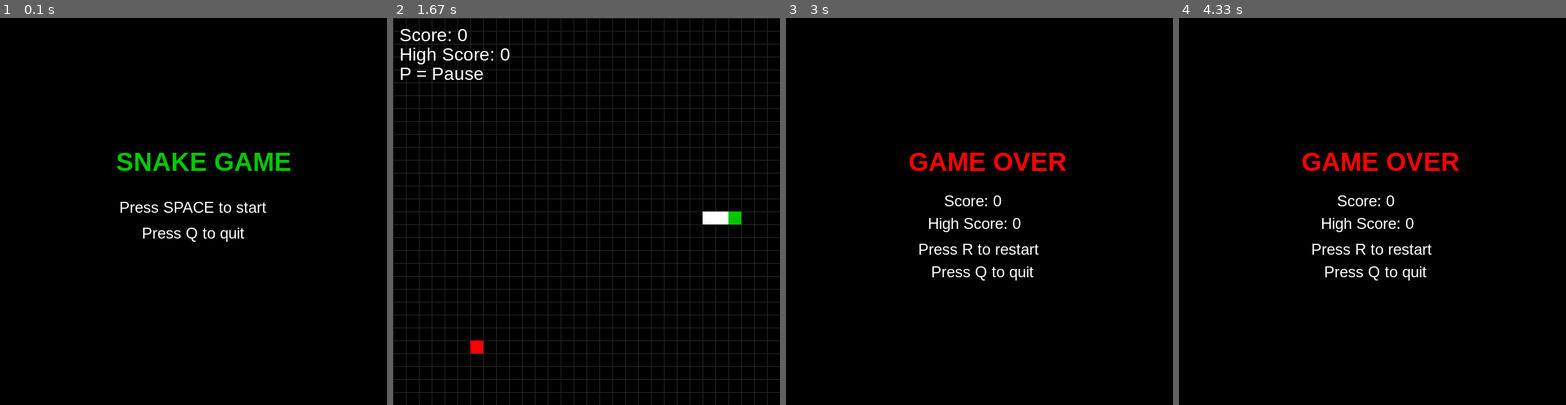
Above: before the commit, frames 1-4 (left to right).
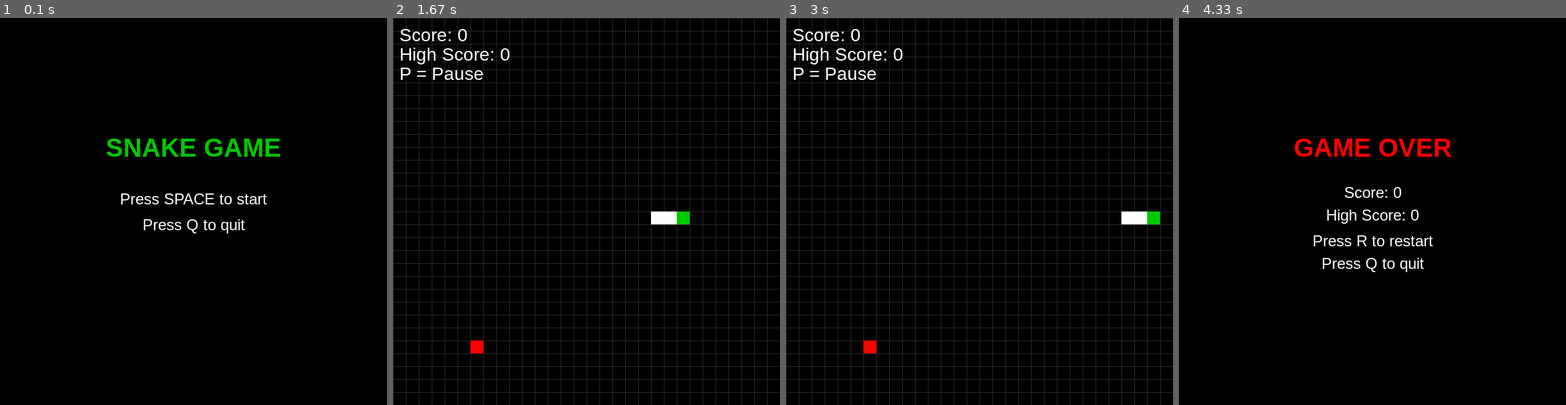
Above: after the commit, the same moments.

Repository: Jsooonx/python-mini-projects
Game: pygame game, started from Snake/snakepygame.py
The game is run twice, just before and just after one commit, with the same random seed, the same clock (stepped at 60 frames per second) and the same inputs.
Inputs:
- Up to frame 1 (0.1 s): no input
- Up to frame 2 (1.67 s): tap Space at 0.33, 0.73, 1.23 s; hold P 0.67-1.13 s; hold Right 0.67-1.13 s; hold P 1.17-1.63 s
- Up to frame 3 (3 s): hold P 1.67-2.13 s; hold Right 1.67-2.13 s; tap Space at 1.73, 2.23, 2.73 s; hold P 2.17-2.63 s; hold Right from 2.67 s (still down)
- Up to frame 4 (4.33 s): release Right at 3.13 s; tap Space at 3.23 s

The runs differ from the first frame. In frame 1, 3.3% of the frame differs, in the area x 27-76%, y 31-58%; in frame 2, 0.7%; in frame 3, 13%, in the area x 0-100%, y 0-100%; in frame 4, 3.8%.

Commit message:
Updating the text and fixing some bugs

Diff:
--- a/Snake/snakepygame.py
+++ b/Snake/snakepygame.py
@@ -12,10 +12,18 @@
 RED = (255, 0, 0)
 GREEN = (0, 200, 0)
 GRAY = (40, 40, 40)
-
-def draw_text(surface, text, font, color, x, y):
+YELLOW = (255, 255, 0)
+
+def draw_text(surface, text, font, color, x, y, center=False):
     rendered = font.render(text, True, color)
-    surface.blit(rendered, (x, y))
+    rect = rendered.get_rect()
+
+    if center:
+        rect.center = (x, y)
+    else:
+        rect.topleft = (x, y)
+
+    surface.blit(rendered, rect)
 
 def random_food_position(snake):
     max_x = WIDTH // BLOCK_SIZE - 1
@@ -36,9 +44,9 @@
 def start_screen(screen, title_font, info_font, clock):
     while True:
         screen.fill(BLACK)
-        draw_text(screen, "SNAKE GAME", title_font, GREEN, WIDTH // 2 - 120, HEIGHT // 2 - 100)
-        draw_text(screen, "Press SPACE to start", info_font, WHITE, WIDTH // 2 - 115, HEIGHT // 2 - 20)
-        draw_text(screen, "Press Q to quit", info_font, WHITE, WIDTH // 2 - 80, HEIGHT // 2 + 20)
+        draw_text(screen, "SNAKE GAME", title_font, GREEN, WIDTH // 2, HEIGHT // 2 - 100, True)
+        draw_text(screen, "Press SPACE to start", info_font, WHITE, WIDTH // 2, HEIGHT // 2 - 20, True)
+        draw_text(screen, "Press Q to quit", info_font, WHITE, WIDTH // 2, HEIGHT // 2 + 20, True)
 
         pygame.display.flip()
 
@@ -55,12 +63,12 @@
 
         clock.tick(10)
 
-
 def pause_screen(screen, title_font, info_font, clock):
     paused = True
     while paused:
-        draw_text(screen, "PAUSED", title_font, YELLOW, WIDTH // 2 - 70, HEIGHT // 2 - 60)
-        draw_text(screen, "Press P to continue", info_font, WHITE, WIDTH // 2 - 110, HEIGHT // 2)
+        screen.fill(BLACK)
+        draw_text(screen, "PAUSED", title_font, YELLOW, WIDTH // 2, HEIGHT // 2 - 60, True)
+        draw_text(screen, "Press P to continue", info_font, WHITE, WIDTH // 2, HEIGHT // 2, True)
         pygame.display.flip()
 
         for event in pygame.event.get():
@@ -76,15 +84,14 @@
 
         clock.tick(10)
 
-
 def game_over_screen(screen, title_font, info_font, clock, score, high_score):
     while True:
         screen.fill(BLACK)
-        draw_text(screen, "GAME OVER", title_font, RED, WIDTH // 2 - 110, HEIGHT // 2 - 100)
-        draw_text(screen, f"Score: {score}", info_font, WHITE, WIDTH // 2 - 55, HEIGHT // 2 - 30)
-        draw_text(screen, f"High Score: {high_score}", info_font, WHITE, WIDTH // 2 - 80, HEIGHT // 2 + 5)
-        draw_text(screen, "Press R to restart", info_font, WHITE, WIDTH // 2 - 95, HEIGHT // 2 + 45)
-        draw_text(screen, "Press Q to quit", info_font, WHITE, WIDTH // 2 - 75, HEIGHT // 2 + 80)
+        draw_text(screen, "GAME OVER", title_font, RED, WIDTH // 2, HEIGHT // 2 - 100, True)
+        draw_text(screen, f"Score: {score}", info_font, WHITE, WIDTH // 2, HEIGHT // 2 - 30, True)
+        draw_text(screen, f"High Score: {high_score}", info_font, WHITE, WIDTH // 2, HEIGHT // 2 + 5, True)
+        draw_text(screen, "Press R to restart", info_font, WHITE, WIDTH // 2, HEIGHT // 2 + 45, True)
+        draw_text(screen, "Press Q to quit", info_font, WHITE, WIDTH // 2, HEIGHT // 2 + 80, True)
 
         pygame.display.flip()
 
@@ -117,11 +124,10 @@
     start_screen(screen, title_font, info_font, clock)
 
     while True:
-        # Reset game
         snake = [
             [WIDTH // 2, HEIGHT // 2],
             [WIDTH // 2 - BLOCK_SIZE, HEIGHT // 2],
-            [WIDTH // 2 -2 * BLOCK_SIZE, HEIGHT // 2],
+            [WIDTH // 2 - 2 * BLOCK_SIZE, HEIGHT // 2],
         ]
         direction = "RIGHT"
         next_direction = direction
@@ -130,7 +136,6 @@
         running = True
 
         while running:
-            # Event handling
             for event in pygame.event.get():
                 if event.type == pygame.QUIT:
                     pygame.quit()
@@ -145,11 +150,12 @@
                         next_direction = "LEFT"
                     elif event.key == pygame.K_RIGHT and direction != "LEFT":
                         next_direction = "RIGHT"
+                    elif event.key == pygame.K_p:
+                        pause_screen(screen, title_font, info_font, clock)
 
             direction = next_direction
 
-            # Updating head position
-            head_x, head_y = snake [0]
+            head_x, head_y = snake[0]
 
             if direction == "UP":
                 head_y -= BLOCK_SIZE
@@ -162,40 +168,34 @@
 
             new_head = [head_x, head_y]
 
-            # Collision check with walls
             hit_wall = (
                 head_x < 0 or head_x >= WIDTH or head_y < 0 or head_y >= HEIGHT
             )
-
-            # Collision check with own body
-            hit_self = new_head in snake[:1]
+            hit_self = new_head in snake[1:]
 
             if hit_wall or hit_self:
                 running = False
                 continue
 
-            # Snake movement
             snake.insert(0, new_head)
 
             if new_head == food:
                 score += 1
+                if score > high_score:
+                    high_score = score
                 food = random_food_position(snake)
             else:
                 snake.pop()
 
-            # Drawing
             screen.fill(BLACK)
             draw_grid(screen)
 
-            # Food
             pygame.draw.rect(screen, RED, (food[0], food[1], BLOCK_SIZE, BLOCK_SIZE))
 
-            # Snake
             for i, segment in enumerate(snake):
                 color = GREEN if i == 0 else WHITE
                 pygame.draw.rect(screen, color, (segment[0], segment[1], BLOCK_SIZE, BLOCK_SIZE))
 
-            # Score
             draw_text(screen, f"Score: {score}", score_font, WHITE, 10, 10)
             draw_text(screen, f"High Score: {high_score}", score_font, WHITE, 10, 40)
             draw_text(screen, "P = Pause", score_font, WHITE, 10, 70)
@@ -205,6 +205,5 @@
 
         game_over_screen(screen, title_font, info_font, clock, score, high_score)
 
-
 if __name__ == "__main__":
     main()
